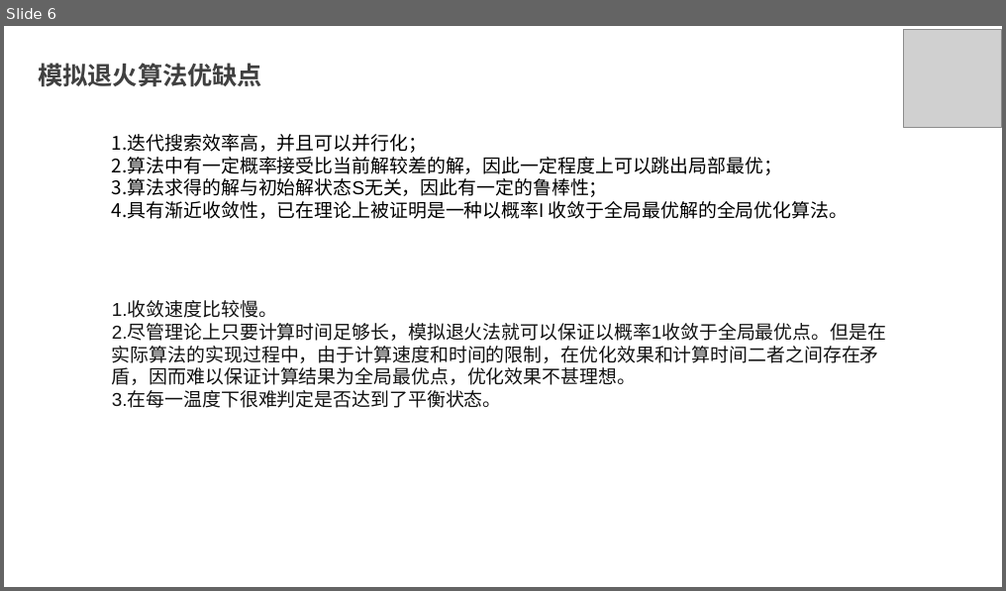
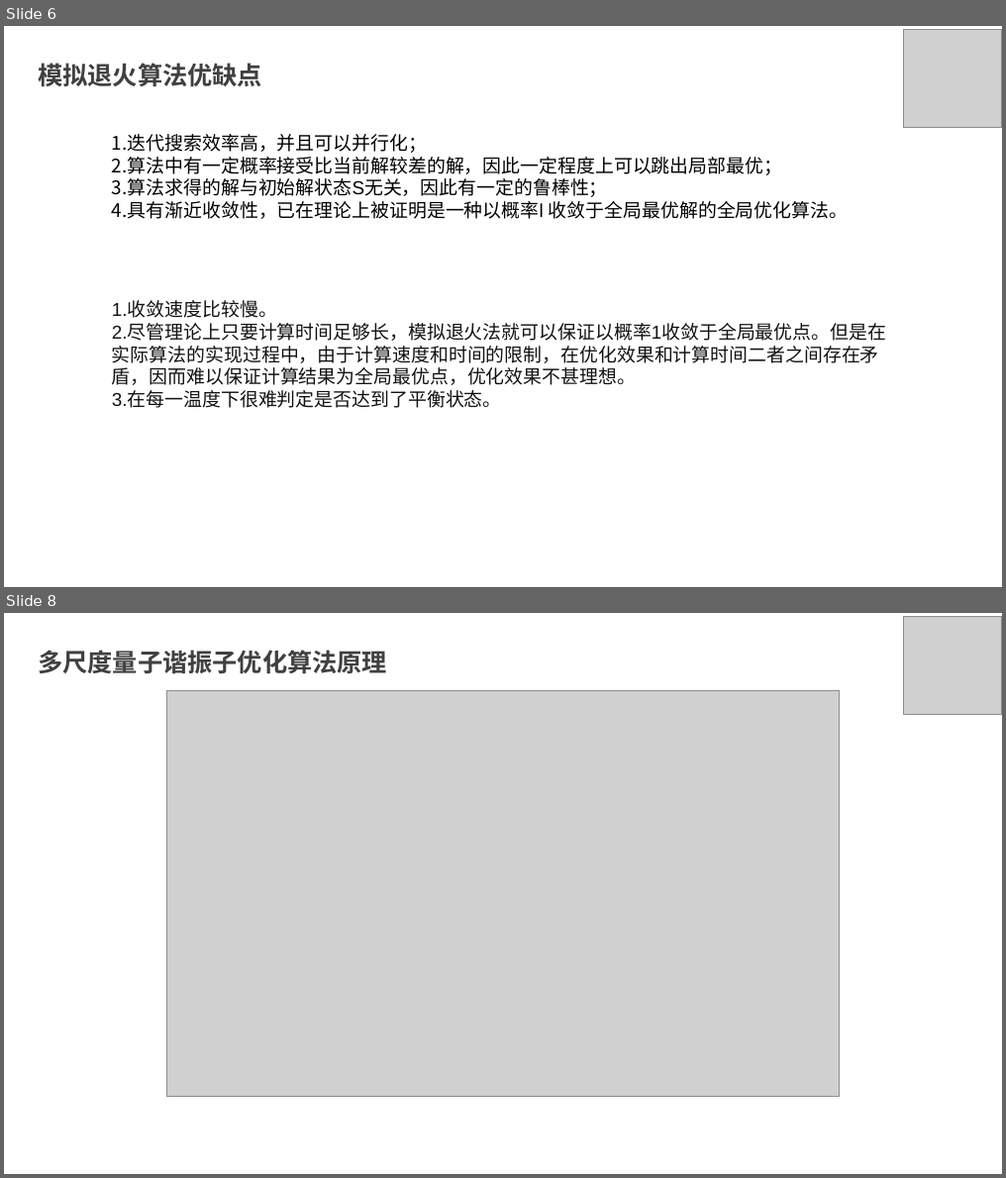
Before and after one commit to Bob-helloworld/MachineLearningRelative, a slide deck: 模拟算法.pptx. Shown one above the other, each under a label of ours: slide 6 before the commit, slides 6 and 8 after it; the slides between them are not shown. The pictures are 1006x591 and 1006x1178 pixels, drawn with LibreOffice and Linux fonts; fonts in the diff are those of the drawing; grey boxes stand for pictures. Boxes give left, top, right and bottom in pixels: in the first picture for what was removed or moved away, otherwise in the second. Text is boxed around its words. In the diff, an @@ line names an element or a change of style, - is before the commit and + after.

Commit message:
新增多尺度扩散聚类

```diff
--- a/模拟算法.pptx
+++ b/模拟算法.pptx
@@ slide 8 added at bbox=[4, 613, 1002, 1174], background #FFFFFF @@
@@ picture added at bbox=[903, 617, 1001, 714] @@
@@ text added at bbox=[38, 650, 387, 674], 24 pt, text #404040, bold @@
+多尺度量子谐振子优化算法原理
@@ picture added at bbox=[166, 691, 840, 1097] @@
```
Also in this commit, not shown: 3 other slides added, 18 other files.
